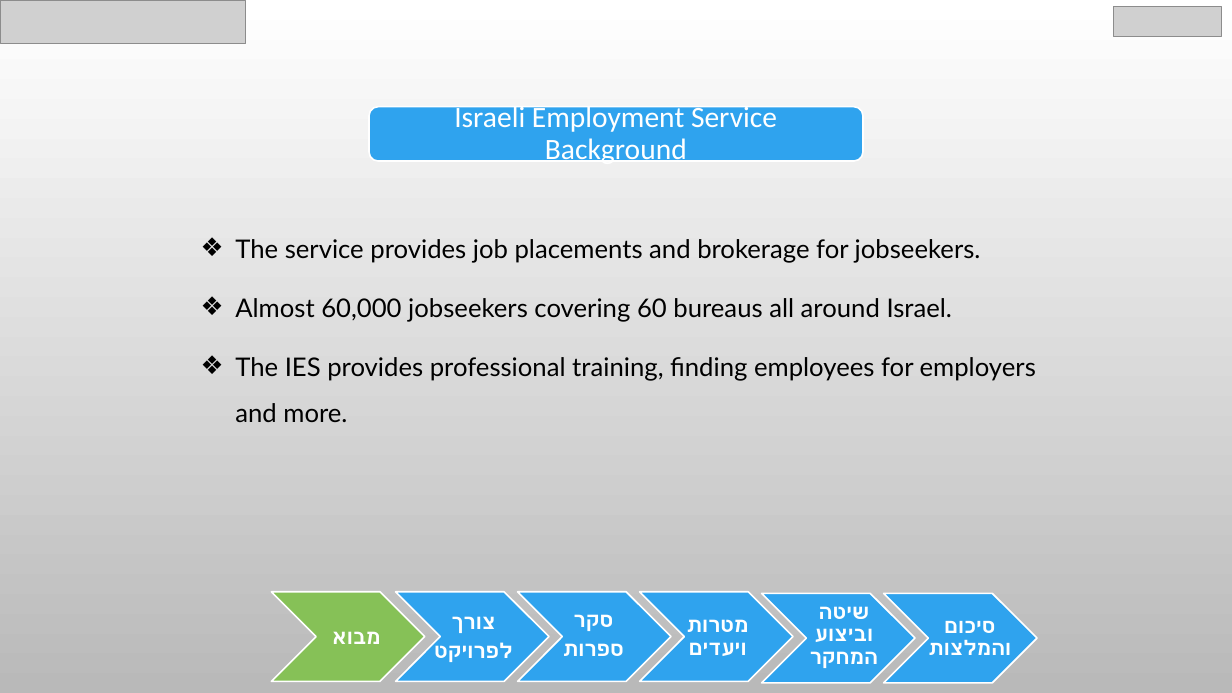
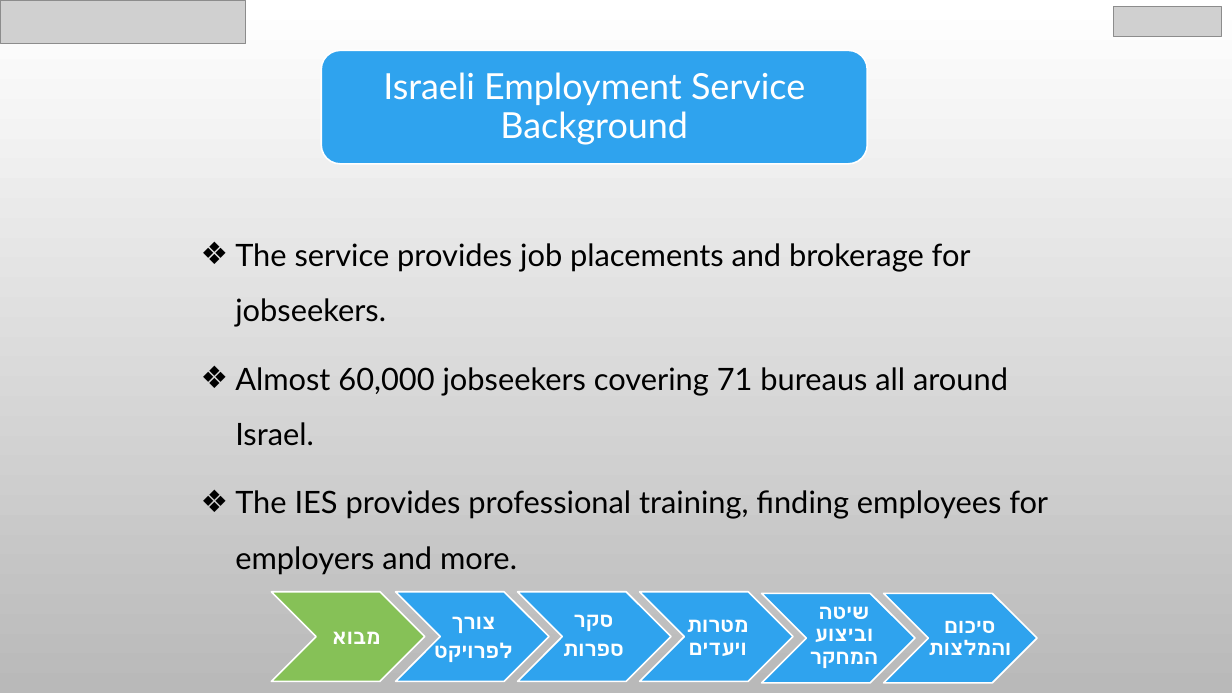
Before and after one commit to chen890/Final-Research-Project---IES, a slide deck: slide 2 of English Final Project.pptx. Drawn at 1232x693 pixels with LibreOffice and Linux fonts; fonts in the diff are those of the drawing; grey boxes stand for pictures; background and template pictures are left out. Boxes give left, top, right and bottom in pixels: in the first picture for what was removed or moved away, otherwise in the second. Text is boxed around its words. In the diff, an @@ line names an element or a change of style, - is before the commit and + after.

```diff
--- a/English Final Project.pptx
+++ b/English Final Project.pptx
@@ rounded rectangle: place and size @@
-rounded rectangle at [369, 106, 863, 161]
+rounded rectangle at [322, 51, 868, 165]
@@ text "Israeli Employment Service Background": place and size @@
-text "Israeli Employment Service Background" at [454, 102, 777, 166]
+text "Israeli Employment Service Background" at [383, 72, 805, 145]
@@ text "Israeli Employment Service Background" at [383, 72, 805, 145]: size 23 to 28 pt, font Calibri to Lato; more space between paragraphs @@
@@ text at [235, 243, 1048, 575]: size 20 to 24 pt in "The service provides job placements and brokerage ...", "The IES provides professional training, finding employees ..." @@
@@ text at [235, 367, 1008, 446]: text changed; size 20 to 24 pt @@
-❖ Almost 60,000 jobseekers covering 60 bureaus all around Israel.
+❖ Almost 60,000 jobseekers covering 71 bureaus all around Israel.
```
Also in this commit, not shown: 21 other slides changed, 2 slides added, 1 slide removed.
